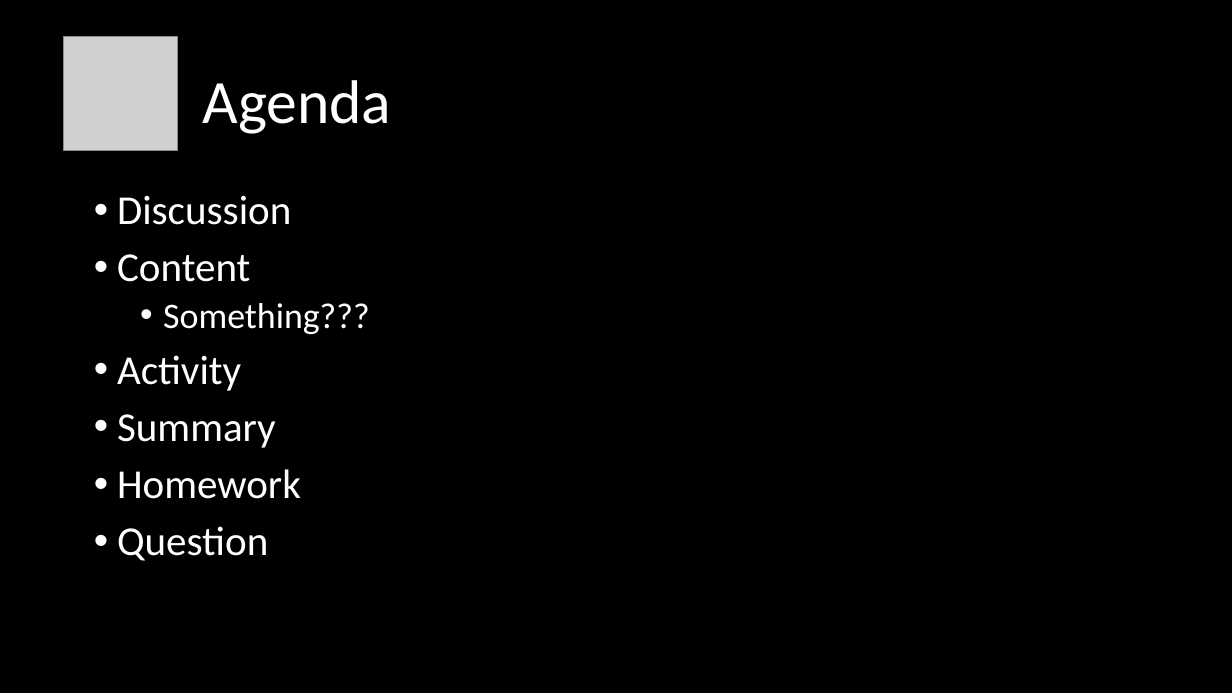
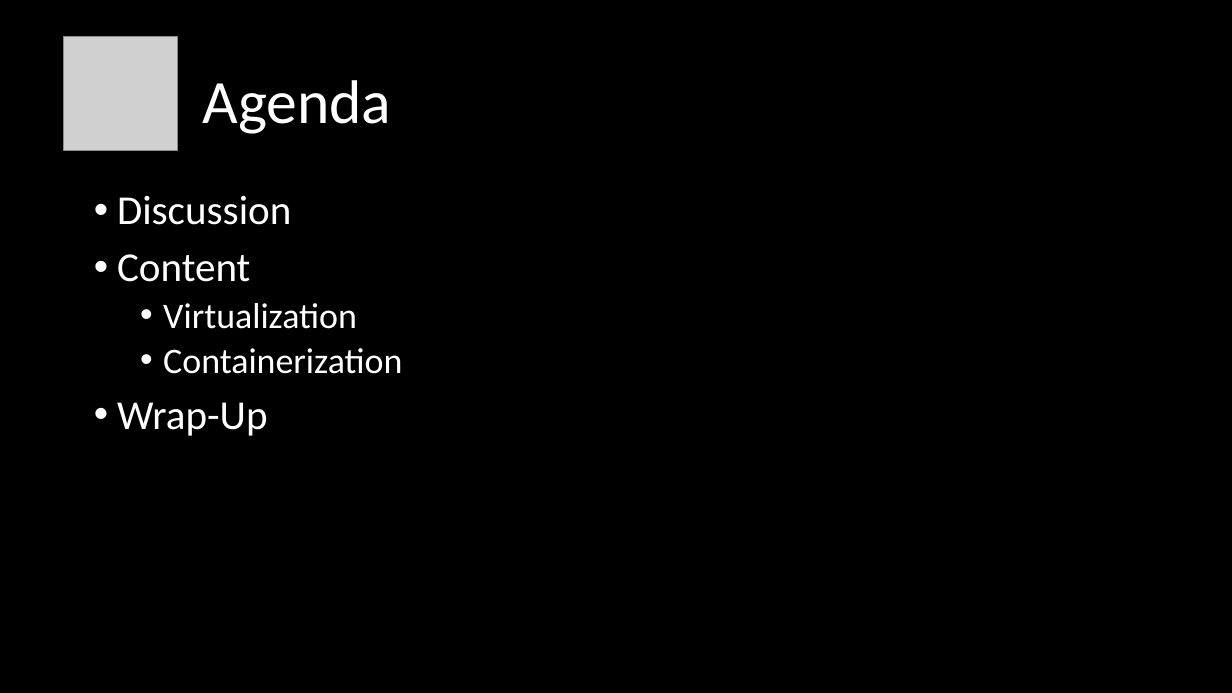
Before and after one commit to orstewar/ist346-content, a slide deck: slide 2 of content/06-virtualization-and-containerization.pptx. Drawn at 1232x693 pixels with LibreOffice and Linux fonts; fonts in the diff are those of the drawing; grey boxes stand for pictures. Boxes give left, top, right and bottom in pixels: in the first picture for what was removed or moved away, otherwise in the second. Text is boxed around its words. In the diff, an @@ line names an element or a change of style, - is before the commit and + after.

```diff
--- a/content/06-virtualization-and-containerization.pptx
+++ b/content/06-virtualization-and-containerization.pptx
@@ text at (117,303,402,436): text changed; size 32 to 28 pt @@
-  • Something???
-• Activity
-• Summary
-• Homework
-• Question
+  • Virtualization
+  • Containerization
+• Wrap-Up
```
Also in this commit, not shown: 4 other slides changed, 5 slides added, 3 slides removed, 15 other files.
